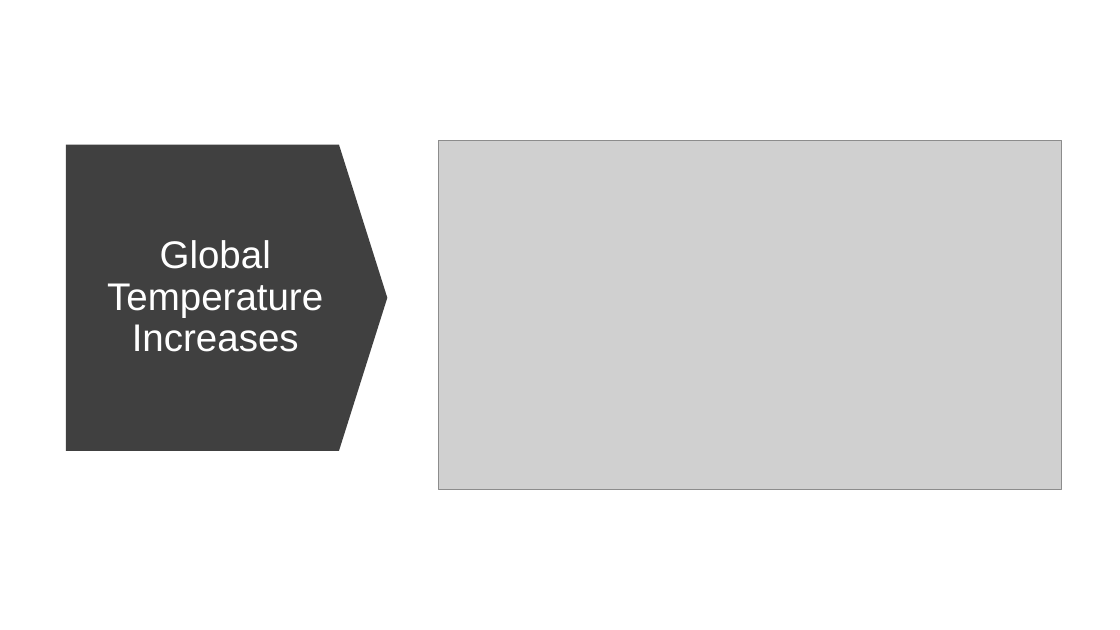
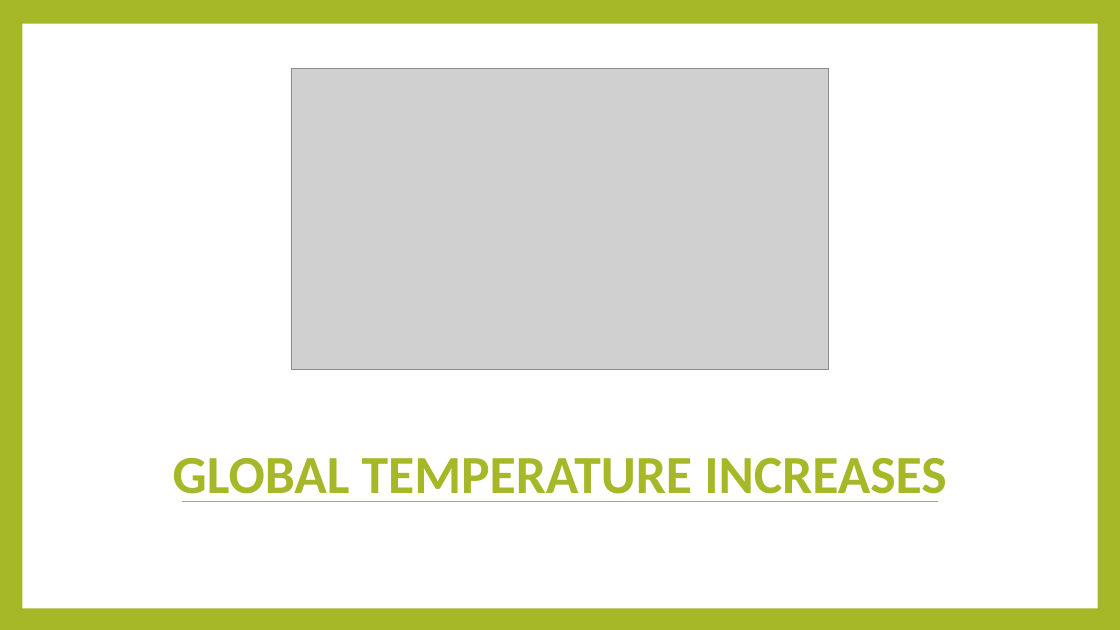
Before and after one commit to Mybiss55/DataAnalyticsProjects, a slide deck: slide 8 of Climate Change Presentation.pptx. Drawn at 1120x630 pixels with LibreOffice and Linux fonts; fonts in the diff are those of the drawing; grey boxes stand for pictures. Boxes give left, top, right and bottom in pixels: in the first picture for what was removed or moved away, otherwise in the second. Text is boxed around its words. In the diff, an @@ line names an element or a change of style, - is before the commit and + after.

```diff
--- a/Climate Change Presentation.pptx
+++ b/Climate Change Presentation.pptx
@@ background #FFFFFF to #A6B727 @@
@@ rectangle added at (0, 0, 1120, 630), fill #A6B727 @@
@@ rectangle added at (23, 24, 1098, 608), fill #FFFFFF @@
@@ picture: place and size @@
-picture at (439, 140, 1062, 489)
+picture at (291, 68, 828, 370)
@@ down arrow removed at (66, 145, 388, 451) @@
@@ title "GLOBAL TEMPERATURE INCREASES" at (173, 458, 946, 502): vertical alignment middle to bottom @@
@@ title at (173, 458, 946, 502): text changed; size 33 to 46 pt; font Arial to Calibri; text colour #FFFFFF to #A6B727; bold on @@
-Global Temperature Increases
+GLOBAL TEMPERATURE INCREASES
@@ line added from (181, 502) to (938, 502), #A6B727 0.79 pt @@
```
Also in this commit, not shown: 7 other slides changed, 6 slides added, 3 slides removed, 5 other files.
